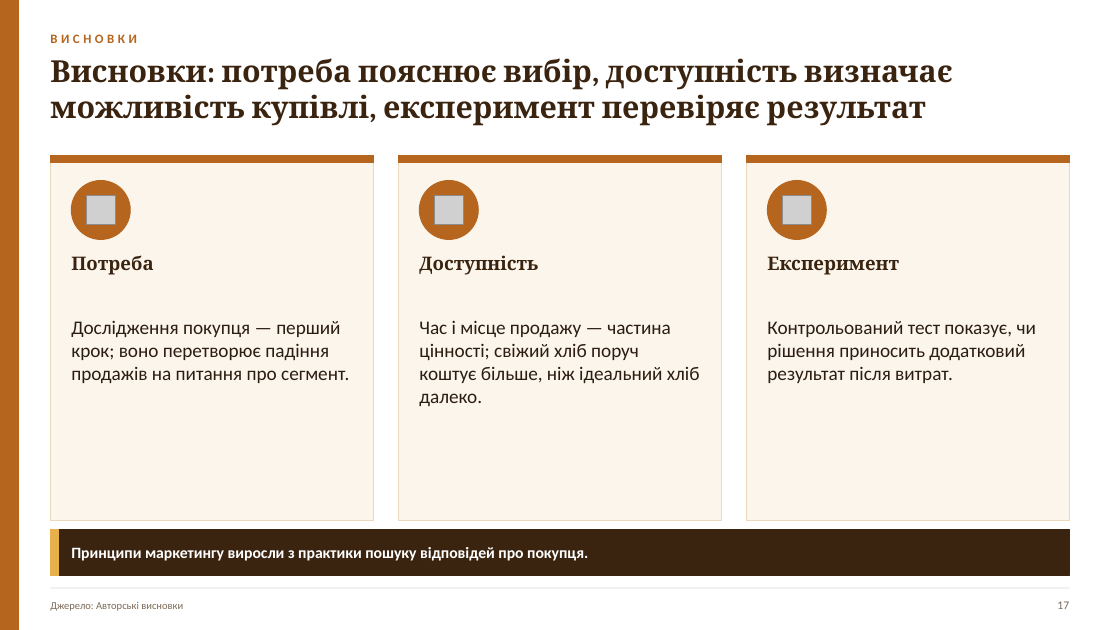
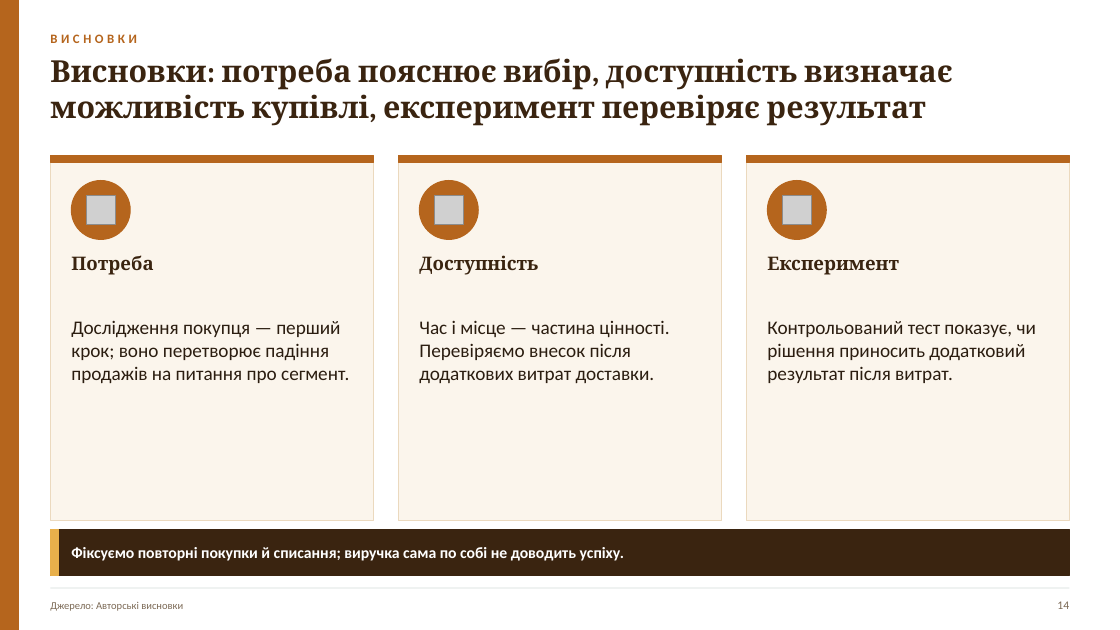
Before and after one commit to Storozh-007/anya-tasks, a slide deck: slide 14 of files/marketing/03_381724_Відпрацювання_1_Презентація.pptx (slide 17 before the commit). Drawn at 1120x630 pixels with LibreOffice and Linux fonts; fonts in the diff are those of the drawing; grey boxes stand for pictures. Boxes give left, top, right and bottom in pixels: in the first picture for what was removed or moved away, otherwise in the second. Text is boxed around its words. In the diff, an @@ line names an element or a change of style, - is before the commit and + after.

```diff
--- a/files/marketing/03_381724_Відпрацювання_1_Презентація.pptx
+++ b/files/marketing/03_381724_Відпрацювання_1_Презентація.pptx
@@ text at [419, 320, 669, 383]: text changed @@
-Час і місце продажу — частина цінності; свіжий хліб поруч коштує більше, ніж ідеальний хліб далеко.
+Час і місце — частина цінності. Перевіряємо внесок після додаткових витрат доставки.
@@ text at [71, 547, 624, 561]: text changed @@
-Принципи маркетингу виросли з практики пошуку відповідей про покупця.
+Фіксуємо повторні покупки й списання; виручка сама по собі не доводить успіху.
@@ text at [1057, 601, 1069, 609]: text changed @@
-17
+14
```
Also in this commit, not shown: 14 other slides changed, 4 slides removed, 47 other files.
